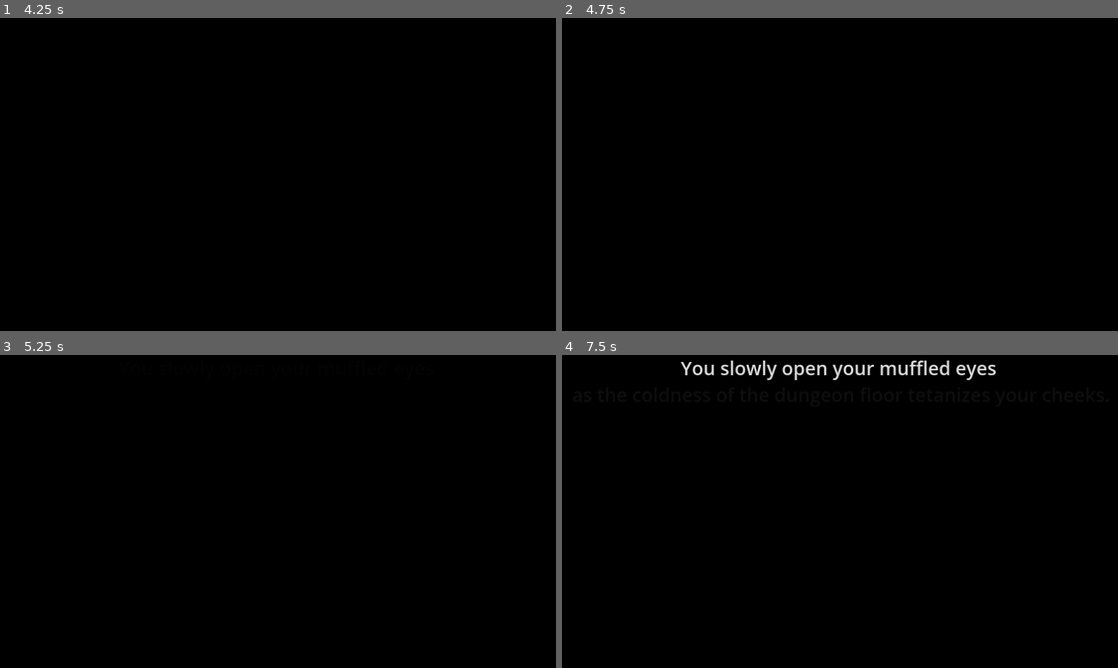
Above: before the commit, frames 1-4 (two rows, left to right).
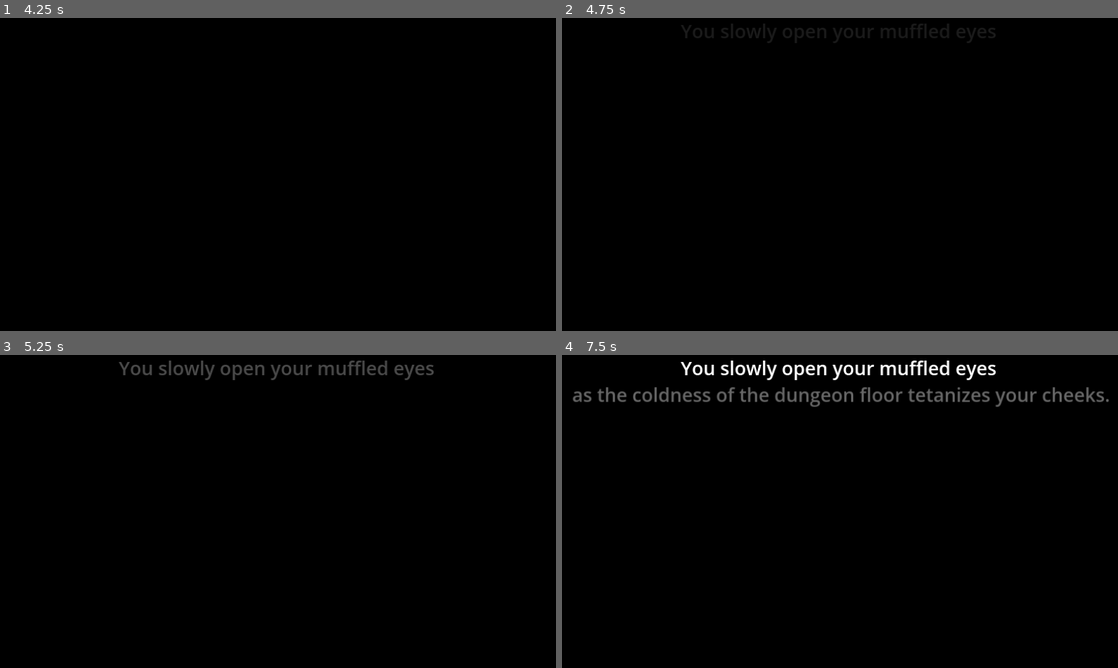
Above: after the commit, the same moments.

Repository: Sidremus/June2024Jam
Game: Godot game, scene res://Danae/Assets/Scenes/Game.tscn
Two runs of this game, one before a commit and one after it. Both use one fixed random seed, a clock stepped at 60 frames per second and the inputs below. Video files are missing from this copy of the repository; at most half a second of black plays in their place.
Inputs (mouse positions are in pixels of both pictures, inside the frame that each line leads up to):
- Up to frame 1 (4.25 s): click "PLAY" at 0.5 s; tap Enter at 1.25, 2.75 s; move the mouse to (400, 158) at 1.27 s; tap Space (jump) at 1.35, 1.52, 1.82, 2, 2.27, 2.3, 2.57, 2.85, 3.5, 3.77, 3.8, 4.07 s; move the mouse to (166, 190) at 2.02 s; click (166, 190) at 2.1 s; move the mouse to (333, 105) at 2.77 s; move the mouse to (250, 237) at 3.52 s; click (250, 237) at 3.6 s
- Up to frame 2 (4.75 s): tap Enter at 4.25 s; move the mouse to (1006, 221) at 4.27 s; tap Space (jump) at 4.35, 4.52 s
- Up to frame 3 (5.25 s): tap Space (jump) at 4.82 s; move the mouse to (111, 464) at 5.02 s; click (111, 464) at 5.1 s
- Up to frame 4 (7.5 s): tap Space (jump) at 5.27, 5.3, 5.57, 5.85, 6.77, 6.8, 7.07, 7.35 s; move the mouse to (867, 511) at 5.77 s; move the mouse to (756, 433) at 6.52 s; click (756, 433) at 6.6 s; move the mouse to (962, 495) at 7.27 s

Frame 1 is identical in both runs. In frame 2, 0.5% of the frame differs, in the area x 21-78%, y 1-8%; in frame 3, 0.9%; in frame 4, 2.6%, in the area x 1-99%, y 1-17%.

Commit message:
dragging body sfx + ui sfxs imple

Diff:
--- a/Danae/Assets/Resources/AudioRefs.tres
+++ b/Danae/Assets/Resources/AudioRefs.tres
@@ -1,11 +1,13 @@
-[gd_resource type="Resource" script_class="AudioData" load_steps=4 format=3 uid="uid://dw0obe8qtc8hs"]
+[gd_resource type="Resource" script_class="AudioData" load_steps=6 format=3 uid="uid://dw0obe8qtc8hs"]
 
 [ext_resource type="AudioStream" uid="uid://b4jgm1omcr8qc" path="res://Danae/Assets/Audio/ambience_v4.mp3" id="1_k6xdf"]
 [ext_resource type="Script" path="res://Danae/Assets/Scripts/AudioData.gd" id="1_ubh24"]
-[ext_resource type="AudioStream" uid="uid://bkvye4t3k1skg" path="res://Danae/Assets/Audio/sfx-002.mp3" id="3_ul38l"]
+[ext_resource type="AudioStream" uid="uid://d2lx1dsjtae48" path="res://Danae/Assets/Audio/sfx_dragging_loop.mp3" id="2_8rpi8"]
+[ext_resource type="AudioStream" uid="uid://x1w2ea457l8w" path="res://Danae/Assets/Audio/sfx-001.mp3" id="3_sci1o"]
+[ext_resource type="AudioStream" uid="uid://co24lxu8ecuto" path="res://Danae/Assets/Audio/sfx_hover.mp3" id="4_01080"]
 
 [resource]
 script = ExtResource("1_ubh24")
 Music = Array[AudioStream]([ExtResource("1_k6xdf")])
-UI = Array[AudioStream]([ExtResource("3_ul38l")])
-Player = Array[AudioStream]([])
+UI = Array[AudioStream]([ExtResource("3_sci1o"), ExtResource("4_01080")])
+Player = Array[AudioStream]([ExtResource("2_8rpi8")])
--- a/Danae/Assets/Scenes/Audio.tscn
+++ b/Danae/Assets/Scenes/Audio.tscn
@@ -18,5 +18,9 @@
 bus = &"Music"
 
 [node name="UI" type="AudioStreamPlayer" parent="AudioManager"]
+volume_db = -7.547
 max_polyphony = 3
 bus = &"SFX"
+
+[node name="Player" type="AudioStreamPlayer" parent="AudioManager"]
+bus = &"SFX"
--- a/Danae/Assets/Scenes/Danae_test.tscn
+++ b/Danae/Assets/Scenes/Danae_test.tscn
@@ -3,8 +3,8 @@
 [ext_resource type="Script" path="res://Danae/Assets/Scripts/AudioManager.gd" id="1_j2t16"]
 [ext_resource type="AudioStream" uid="uid://b4jgm1omcr8qc" path="res://Danae/Assets/Audio/ambience_v4.mp3" id="2_o3mag"]
 [ext_resource type="Script" path="res://Danae/Assets/Scripts/AudioData.gd" id="2_pgys5"]
-[ext_resource type="AudioStream" uid="uid://278byl86ye6r" path="res://Danae/Assets/Audio/Ellen_Emotes_Jumps_01.ogg" id="3_ol708"]
-[ext_resource type="Script" path="res://Danae/Assets/Scenes/PlayerController.gd" id="4_2yju8"]
+[ext_resource type="AudioStream" path="res://Danae/Assets/Audio/Ellen_Emotes_Jumps_01.ogg" id="3_ol708"]
+[ext_resource type="Script" path="res://Danae/Assets/Scripts/PlayerController.gd" id="4_2yju8"]
 [ext_resource type="AudioStream" uid="uid://x1w2ea457l8w" path="res://Danae/Assets/Audio/sfx-001.mp3" id="4_m7ilu"]
 [ext_resource type="AudioStream" uid="uid://bkvye4t3k1skg" path="res://Danae/Assets/Audio/sfx-002.mp3" id="5_evipf"]
 
--- a/Danae/Assets/Scenes/Game.tscn
+++ b/Danae/Assets/Scenes/Game.tscn
@@ -1,8 +1,7 @@
-[gd_scene load_steps=7 format=3 uid="uid://b12cjkf4r5bi3"]
+[gd_scene load_steps=6 format=3 uid="uid://b12cjkf4r5bi3"]
 
 [ext_resource type="PackedScene" uid="uid://bst4j8b3dheyv" path="res://Danae/Assets/Scenes/main_menu.tscn" id="1_wkuu7"]
-[ext_resource type="Script" path="res://Danae/Assets/Scenes/SceneManager.gd" id="1_y0kpd"]
-[ext_resource type="AudioStream" uid="uid://x1w2ea457l8w" path="res://Danae/Assets/Audio/sfx-001.mp3" id="2_qyfys"]
+[ext_resource type="Script" path="res://Danae/Assets/Scripts/SceneManager.gd" id="1_y0kpd"]
 [ext_resource type="PackedScene" uid="uid://d0lis08e6g0uc" path="res://Danae/Assets/Scenes/Audio.tscn" id="3_14x1i"]
 [ext_resource type="PackedScene" uid="uid://yxpfkbnikd5y" path="res://Danae/Assets/Scenes/blockout_v1.0.tscn" id="4_f64l2"]
 [ext_resource type="PackedScene" uid="uid://ccx351glojkvl" path="res://Danae/Assets/Scenes/ui_text.tscn" id="6_op10v"]
@@ -11,9 +10,6 @@
 script = ExtResource("1_y0kpd")
 
 [node name="Audio" parent="." instance=ExtResource("3_14x1i")]
-
-[node name="UI" parent="Audio/AudioManager" index="1"]
-stream = ExtResource("2_qyfys")
 
 [node name="Main menu" parent="." instance=ExtResource("1_wkuu7")]
 top_level = true
@@ -60,7 +56,9 @@
 [node name="Main walls" parent="Blockout/World/WALLS" index="1" groups=["Walls"]]
 
 [connection signal="startGame" from="Main menu" to="Audio" method="_on_main_menu_start_game"]
+[connection signal="mouse_entered" from="Main menu/VBoxContainer/Play Button" to="Audio" method="_on_play_button_mouse_entered"]
 [connection signal="pressed" from="Main menu/VBoxContainer/Play Button" to="." method="_on_play_button_pressed"]
+[connection signal="mouse_entered" from="Main menu/VBoxContainer/Quit Button" to="Audio" method="_on_quit_button_mouse_entered"]
 
 [editable path="Audio"]
 [editable path="Main menu"]
--- /dev/null
+++ b/Danae/Assets/Scenes/blockout tests.tscn
@@ -0,0 +1,14 @@
+[gd_scene load_steps=3 format=3 uid="uid://gbn13fogjne8"]
+
+[ext_resource type="Script" path="res://Danae/Assets/Scripts/land_prototype.gd" id="1_fhx8k"]
+[ext_resource type="Texture2D" uid="uid://kob5ntct4778" path="res://Danae/Assets/Visuals/block_dirt.png" id="2_xswds"]
+
+[node name="BlockoutTests" type="StaticBody2D"]
+collision_layer = 2
+script = ExtResource("1_fhx8k")
+
+[node name="Polygon2D" type="Polygon2D" parent="."]
+texture_repeat = 2
+position = Vector2(525, 462)
+texture = ExtResource("2_xswds")
+polygon = PackedVector2Array(64, 64, 768, 64, 768, 78, 64, 77)
--- a/Danae/Assets/Scenes/ui_text.tscn
+++ b/Danae/Assets/Scenes/ui_text.tscn
@@ -1,6 +1,6 @@
 [gd_scene load_steps=7 format=3 uid="uid://ccx351glojkvl"]
 
-[ext_resource type="Script" path="res://Danae/Assets/Scenes/TextManager.gd" id="1_ua8wn"]
+[ext_resource type="Script" path="res://Danae/Assets/Scripts/TextManager.gd" id="1_ua8wn"]
 
 [sub_resource type="Animation" id="Animation_njpk8"]
 length = 0.001
--- a/Danae/Assets/Scripts/AudioManager.gd
+++ b/Danae/Assets/Scripts/AudioManager.gd
@@ -2,11 +2,11 @@
 
 @export var refs: AudioData
 @onready var ui = $AudioManager/UI
-
+@onready var player = $AudioManager/Player
 @onready var music = $AudioManager/Music
 
 var uiPlayer
-
+var isMoving=false
 var musicEQ
 var musicGAIN
 
@@ -29,6 +29,7 @@
 
 	#AudioServer.set_bus_volume_db(1,-80)  #ORIGINAL CMD
 
+######################### VOLUME CONTROL ##############################
 
 func _fadeIn(audioPlayer,time):
 
@@ -43,13 +44,15 @@
 	var tween=get_tree().create_tween()
 	tween.set_ease(Tween.EASE_IN)
 	tween.set_trans(Tween.TRANS_CUBIC)
-	tween.tween_property(music,"volume_db",-80., time)
+	tween.tween_property(audioPlayer,"volume_db",-80., time)
 	await get_tree().create_timer(time).timeout
 	audioPlayer.stop()
 
 func _crossFade(audioPlayer_1, audioPlayer_2, time):
 	_fadeIn(audioPlayer_2, time)
 	_fadeOut(audioPlayer_1, time)
+
+######################### SNAPSHOTS ##############################
 
 func _getHurtSnapshot():
 	var hurtTween=get_tree().create_tween()
@@ -64,26 +67,42 @@
 	#hurtTween.tween_property(musicGAIN,"volume_db",-20.,0.25) #WORKS
 	#hurtTween.tween_property(musicGAIN,"volume_db",0.,1.) #WORKS
 
-
 func _on_player_hurt():
 	_getHurtSnapshot()
 
 func lowerMusic():
 	AudioServer.set_bus_volume_db(1, -20)
 
-func change_audio_bus_volume(index:int, volume: float):
-	#var index =AudioServer.get_bus_index("bus name")
-	AudioServer.set_bus_volume_db(index, volume)
+######################### MENU SFX ##############################
 
 func _on_main_menu_start_game():
-	print("hi")
+	ui.stream=refs.UI[0]
 	ui.play()
-	#var stream=refs.UI[0]
-	#ui.set_stream(stream)
 
-	pass # Replace with function body.
+func _on_play_button_mouse_entered():
+	ui.stream=refs.UI[1]
+	ui.pitch_scale=1.0
+	ui.play()
+func _on_quit_button_mouse_entered():
+	ui.stream=refs.UI[1]
+	ui.pitch_scale=0.6
+	ui.play()
 
+######################### PLAYER SFX ##############################
 
-func _on_main_menu_quit_game():
-	print("bye")
-	pass # Replace with function body.
+func _dragPlayerSFX():
+	player.stream=refs.Player[0]
+	_fadeIn(player,0.5)
+
+func _stopDragPlayerSFX():
+	_fadeOut(player,1.0)
+
+######################### update ##############################
+
+func _process(delta):
+	if Input.is_action_just_pressed("jump") and !isMoving:
+		_dragPlayerSFX()
+		isMoving =true
+	elif Input.is_action_just_pressed("jump") and isMoving:
+		_stopDragPlayerSFX()
+		isMoving =false
--- /dev/null
+++ b/Danae/Assets/Scripts/TextManager.gd
@@ -0,0 +1,19 @@
+extends Control
+
+
+# Called when the node enters the scene tree for the first time.
+func _ready():
+	$AnimationPlayer.play("init")
+	pass # Replace with function body.
+
+
+# Called every frame. 'delta' is the elapsed time since the previous frame.
+func _process(delta):
+	pass
+
+func _fadeTextIn():
+	$AnimationPlayer.play("fade_to_normal")
+
+func _textAnimation():
+	await get_tree().create_timer(3.5).timeout
+	_fadeTextIn()
--- a/Danae/Assets/Scenes/TextManager.gd
+++ b/Danae/Assets/Scripts/land_prototype.gd
@@ -1,20 +1,16 @@
-extends Control
+@tool
+extends StaticBody2D
 
 
 # Called when the node enters the scene tree for the first time.
 func _ready():
-	$AnimationPlayer.play("init")
-	_textAnimation()
+	if not Engine.is_editor_hint():
+		var coll := CollisionPolygon2D.new()
+		coll.polygon = $Polygon2D.polygon
+		add_child(coll)
 	pass # Replace with function body.
 
 
 # Called every frame. 'delta' is the elapsed time since the previous frame.
 func _process(delta):
 	pass
-
-func _fadeTextIn():
-	$AnimationPlayer.play("fade_to_normal")
-
-func _textAnimation():
-	await get_tree().create_timer(5.).timeout
-	_fadeTextIn()
--- a/project.godot
+++ b/project.godot
@@ -18,7 +18,6 @@
 [autoload]
 
 Global="*res://Danae/Assets/Scripts/Global.gd"
-Audio="*res://Danae/Assets/Scenes/Audio.tscn"
 
 [display]
 
Not shown, added: Danae/Assets/Audio/sfx_dragging_loop.mp3.import
Not shown, added: Danae/Assets/Audio/sfx_hover.mp3.import
Renamed: Danae/Assets/Scenes/PlayerController.gd -> Danae/Assets/Scripts/PlayerController.gd
Renamed: Danae/Assets/Scenes/SceneManager.gd -> Danae/Assets/Scripts/SceneManager.gd
Binary file added: Danae/Assets/Visuals/block_dirt.png
Not shown, added: Danae/Assets/Visuals/block_dirt.png.import
Binary file added: Danae/Assets/Visuals/stone texture.jpg
Not shown, added: Danae/Assets/Visuals/stone texture.jpg.import
Not shown, added: Danae/Assets/Audio/sfx_dragging_loop.mp3
Not shown, added: Danae/Assets/Audio/sfx_hover.mp3
